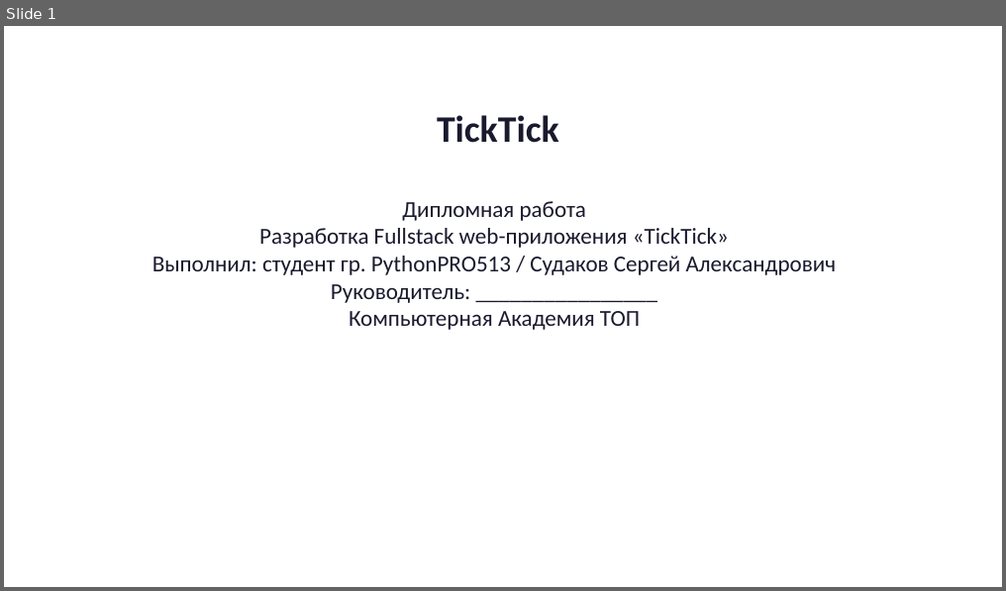
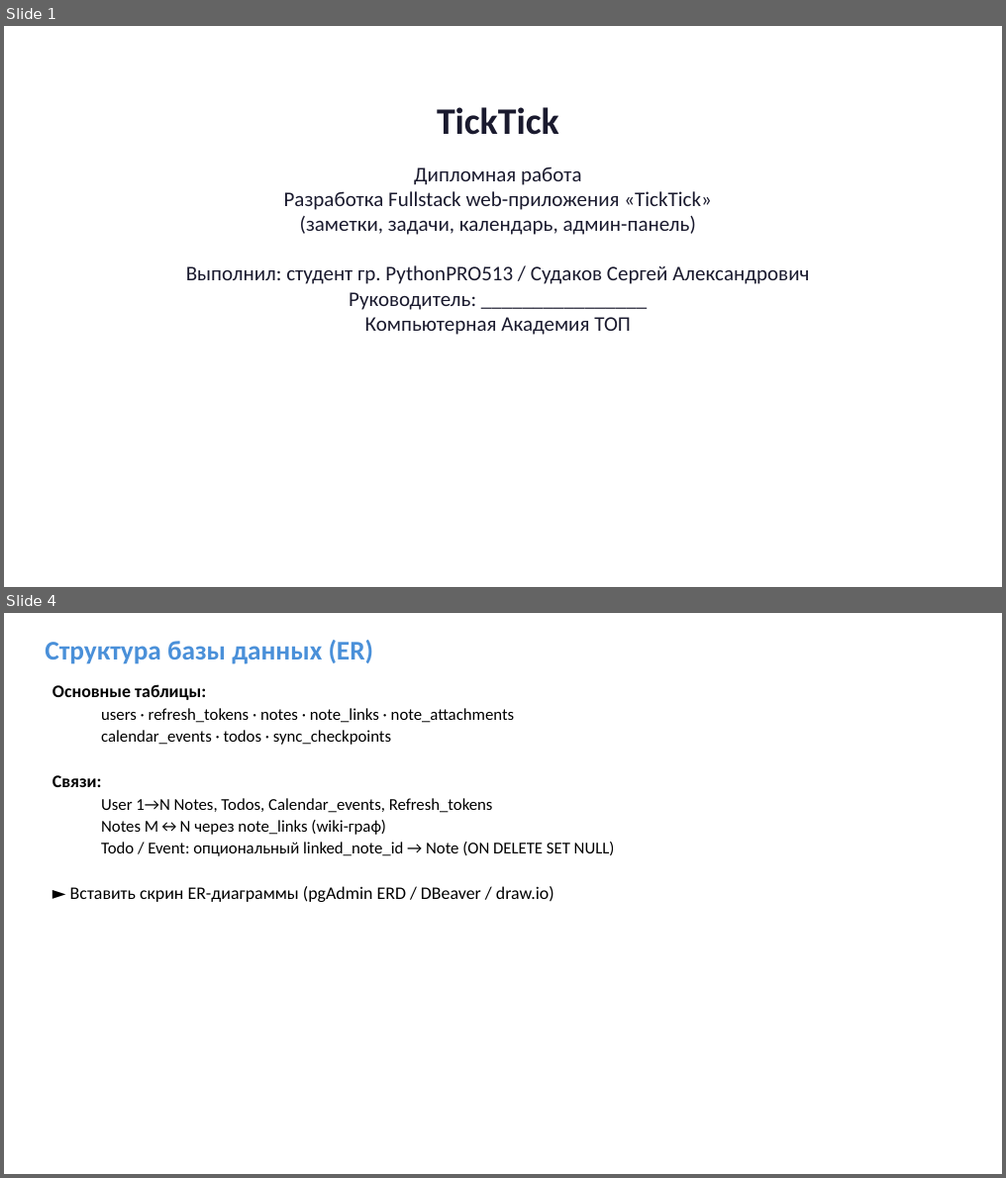
Before and after one commit to Sergei0319/ticktick-diplom, a slide deck: presentation/Презентация_TickTick_диплом.pptx. Shown one above the other, each under a label of ours: slide 1 before the commit, slides 1 and 4 after it; the slides between them are not shown. The pictures are 1006x591 and 1006x1178 pixels, drawn with LibreOffice and Linux fonts; fonts in the diff are those of the drawing. Boxes give left, top, right and bottom in pixels: in the first picture for what was removed or moved away, otherwise in the second. Text is boxed around its words. In the diff, an @@ line names an element or a change of style, - is before the commit and + after.

```diff
--- a/presentation/Презентация_TickTick_диплом.pptx
+++ b/presentation/Презентация_TickTick_диплом.pptx
@@ slide 4 added at (x1=4, y1=613, x2=1002, y2=1174), background #FFFFFF @@
@@ text added at (x1=45, y1=640, x2=374, y2=664), 26 pt, text #4A90D9, bold @@
+Структура базы данных (ER)
@@ text added at (x1=53, y1=684, x2=615, y2=902), 16 pt, text #000000 @@
+Основные таблицы:
+  users · refresh_tokens · notes · note_links · note_attachments
+  calendar_events · todos · sync_checkpoints
+Связи:
+  User 1→N Notes, Todos, Calendar_events, Refresh_tokens
+  Notes M↔N через note_links (wiki-граф)
+  Todo / Event: опциональный linked_note_id → Note (ON DELETE SET NULL)
+► Вставить скрин ER-диаграммы (pgAdmin ERD / DBeaver / draw.io)
@@ slide 1 changed as well @@
@@ text "TickTick" moved from (x1=437, y1=115, x2=559, y2=143) to (x1=437, y1=107, x2=559, y2=135) @@
@@ text "Дипломная работа" moved from (x1=152, y1=201, x2=837, y2=330) to (x1=186, y1=167, x2=809, y2=335) @@
@@ text at (x1=186, y1=167, x2=809, y2=335): size 22 to 20 pt in "Дипломная работа", "Разработка Fullstack web-приложения «TickTick»", "Выполнил: студент гр. PythonPRO513 / Судаков Сергей ...", "Руководитель: ________________" and 1 more places @@
@@ text at (x1=300, y1=216, x2=696, y2=235): paragraph added @@
+(заметки, задачи, календарь, админ-панель)
```
Also in this commit, not shown: 5 other slides changed, 3 other slides added, 4 slides removed.
